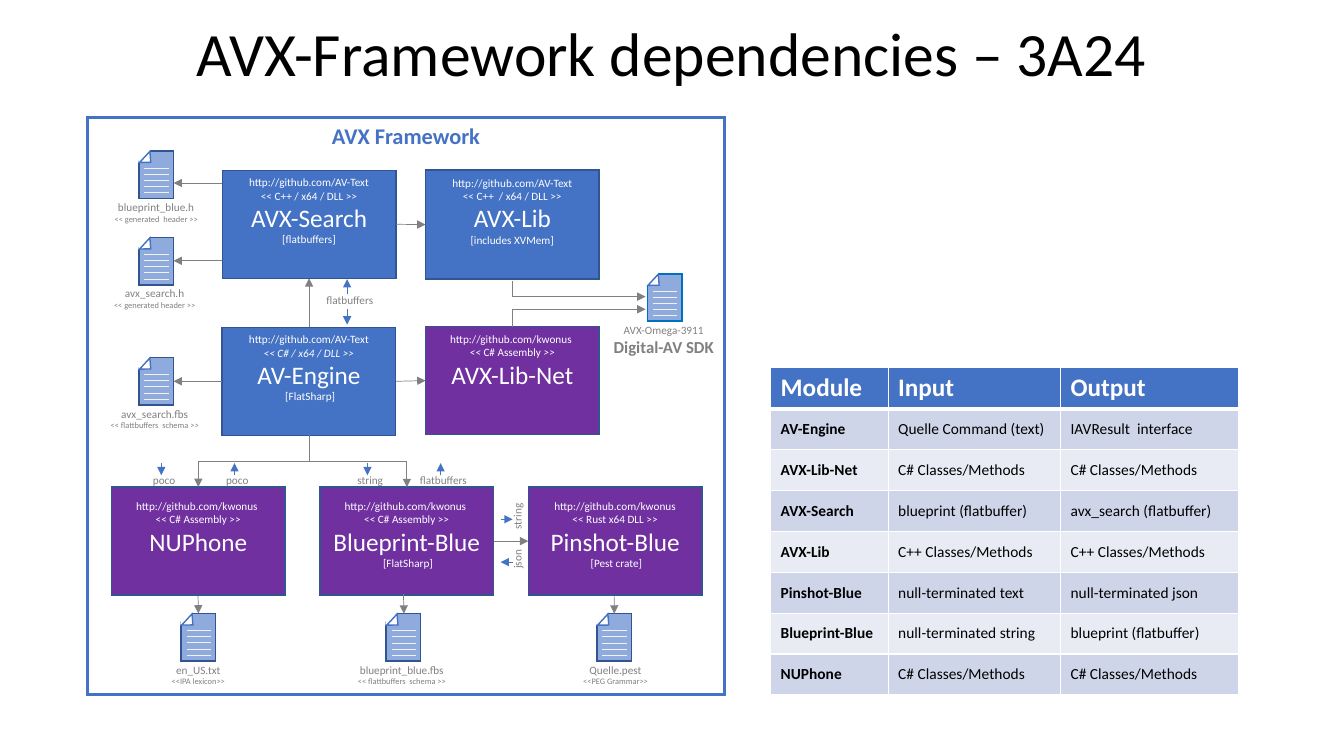
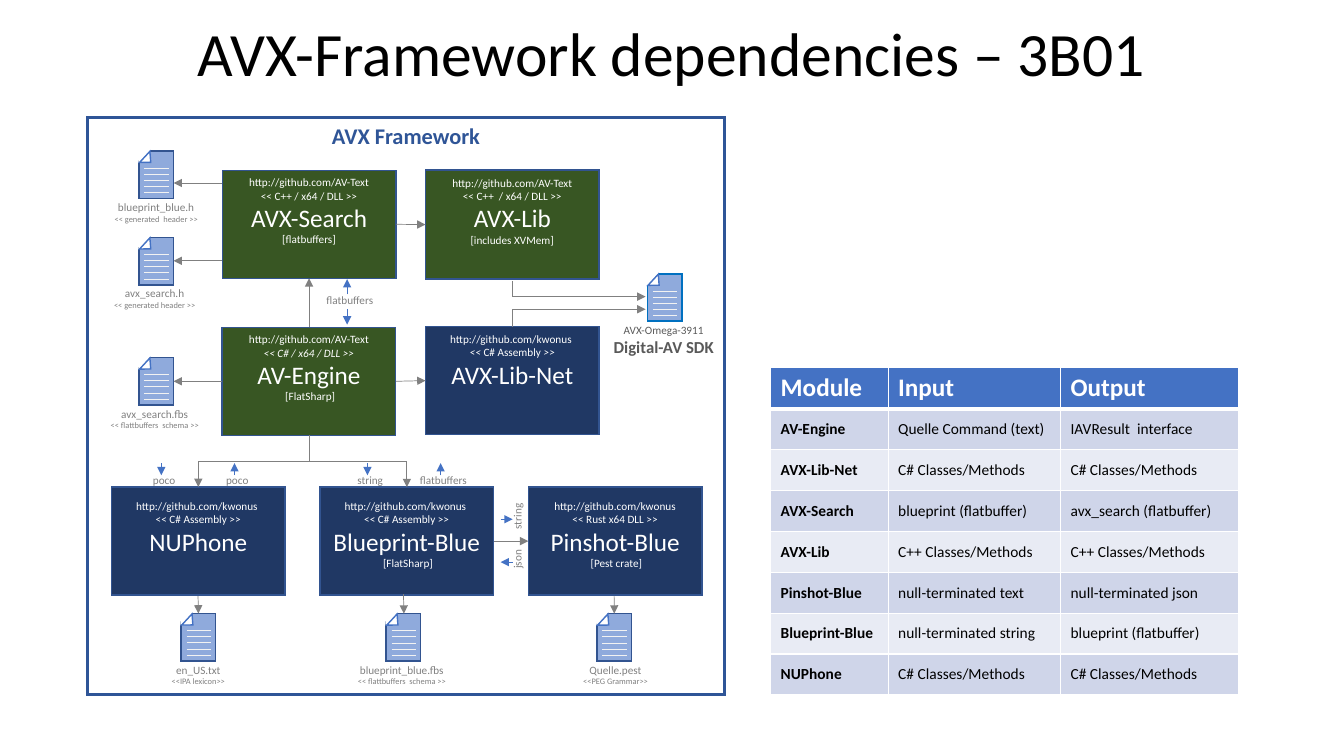
Before and after one commit to AV-Text/AVX, a slide deck: slide 2 of AVXSearch/AVX-Framework.pptx. Drawn at 1344x756 pixels with LibreOffice and Linux fonts; fonts in the diff are those of the drawing. Boxes give left, top, right and bottom in pixels: in the first picture for what was removed or moved away, otherwise in the second. Text is boxed around its words. In the diff, an @@ line names an element or a change of style, - is before the commit and + after.

Commit message:
Skeleton implementation of AV-Engine + updated color-coding in diagrams/readme.

```diff
--- a/AVXSearch/AVX-Framework.pptx
+++ b/AVXSearch/AVX-Framework.pptx
@@ title at box(198, 33, 1145, 86): text changed @@
-AVX-Framework dependencies – 3A24
+AVX-Framework dependencies – 3B01
@@ rectangle "AVX Framework" at box(88, 118, 726, 695): text colour #4472C4 to #2F5597; outline #4472C4 2.25 pt to #2F5597 2.25 pt @@
@@ fill #4472C4 to #385723 in 3 elements at box(223, 170, 396, 278), box(425, 170, 599, 279), box(222, 328, 395, 436) @@
@@ fill #7030A0 to #203864 in 4 elements at box(528, 487, 702, 595), box(320, 487, 493, 595), box(112, 487, 285, 595), box(425, 327, 599, 435) @@
@@ text "AVX-Omega-3911" at box(614, 327, 714, 356): text colour #808080 to #595959 @@
```
Also in this commit, not shown: 3 other slides changed, 9 other files.
